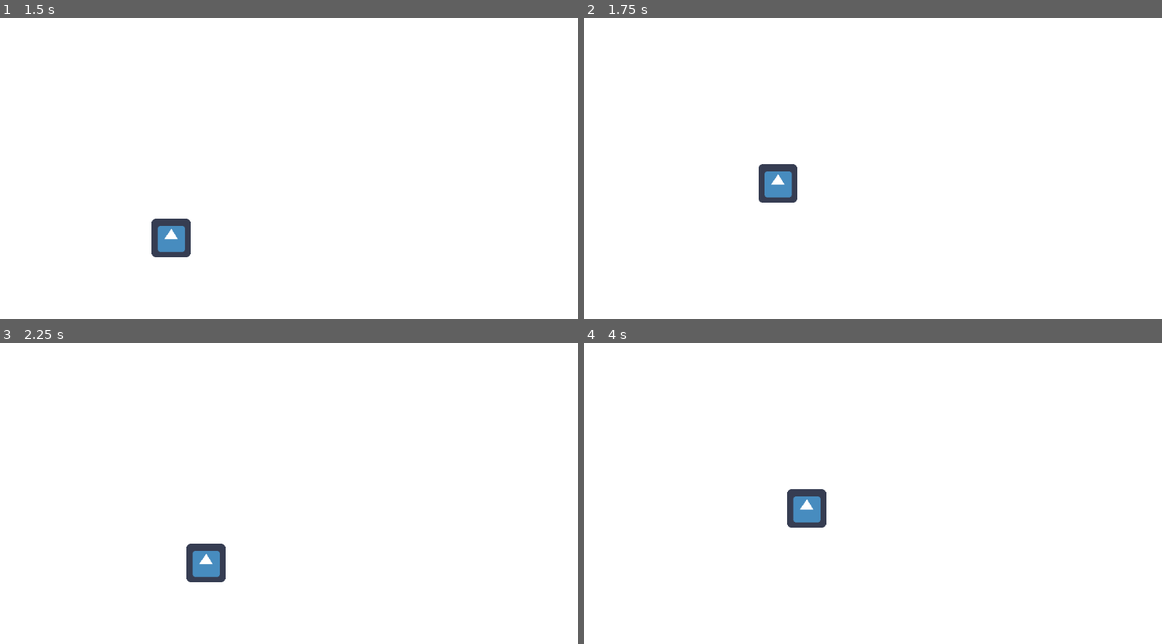
Above: before the commit, frames 1-4 (two rows, left to right).
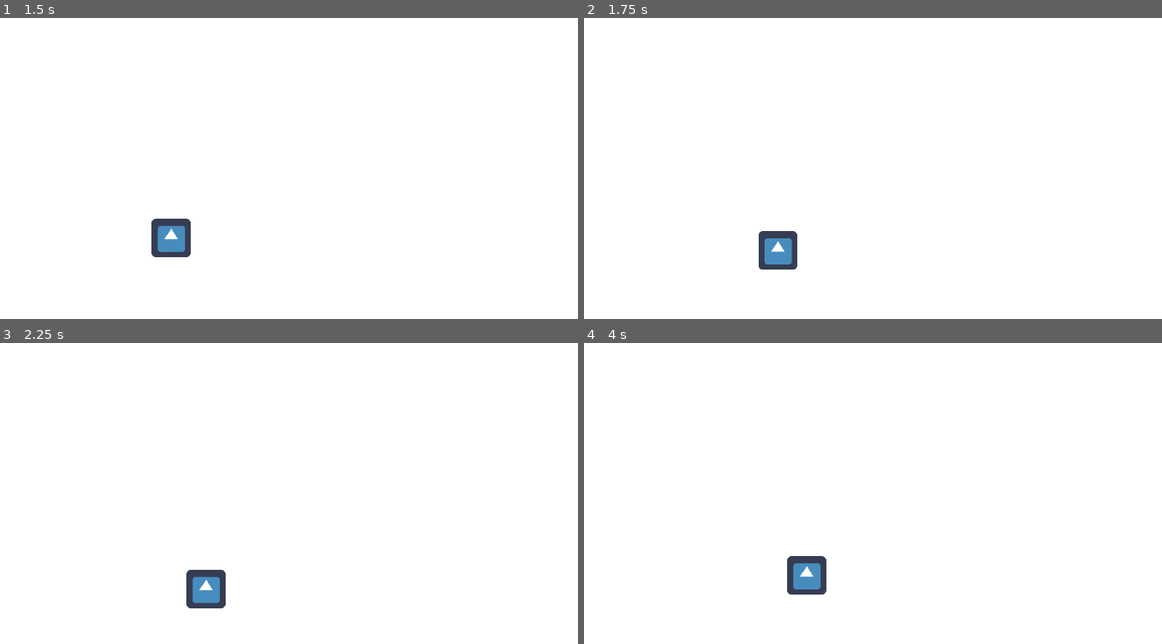
Above: after the commit, the same moments.

Repository: neverix/axolotl-galaxy
Game: Godot game, scene res://scenes/menu.tscn
Two runs of this game, one before a commit and one after it. Both use one fixed random seed, a clock stepped at 60 frames per second and the inputs below. The engine's default icon, where the game draws it, is replaced by a stand-in: a white triangle on a blue panel in a dark square.
Inputs:
- Up to frame 1 (1.5 s): click "play" at 0.5 s; tap Enter at 1.25 s; hold D (right) from 1.28 s (still down); tap Space (jump) at 1.35 s
- Up to frame 2 (1.75 s): keep holding D (right); tap Space (jump) at 1.52 s
- Up to frame 3 (2.25 s): tap Space (jump) at 1.82, 2.1 s; release D (right) at 2.03 s; hold A (left) from 2.03 s (still down)
- Up to frame 4 (4 s): tap Space (jump) at 2.27, 2.57, 2.85, 3.6, 3.77 s; release A (left) at 2.78 s; hold D (right) 2.78-3.53 s; hold Shift (acceleration) from 3.53 s (still down)

Frame 1 is identical in both runs. In frame 2, 1.6% of the frame differs, in the area x 30-37%, y 48-84%; in frame 3, 1.3%; in frame 4, 1.7%, in the area x 35-42%, y 48-84%.

Commit message:
прыжки по стенам

Diff:
--- a/levels/test.tscn
+++ b/levels/test.tscn
@@ -15,7 +15,7 @@
 
 [node name="StaticBody2D2" type="StaticBody2D" parent="."]
 position = Vector2( 699.233, 431.239 )
-rotation = -1.45092
+rotation = -1.5708
 
 [node name="CollisionShape2D" type="CollisionShape2D" parent="StaticBody2D2"]
 shape = SubResource( 1 )
--- a/scripts/player.gd
+++ b/scripts/player.gd
@@ -12,8 +12,9 @@
 var can_jump = false
 var jump_time = 0.0
 export var max_jump_time = 1.0
-export var air_jumps = 1
+export var air_jumps = 0
 var air_jumps_left = air_jumps
+export var stick_walls = true
 
 var jumping = false
 var left = false
@@ -34,7 +35,10 @@
 	if test_move(get_transform(), Vector2 (0, -1)):
 		velocity.y = 0
 	if test_move(get_transform(), Vector2 (0, 1)):
-		velocity = Vector2 (0, 0)
+		on_ground = true
+	elif stick_walls and (
+		test_move(get_transform(), Vector2(1, 0)) or
+		test_move(get_transform(), Vector2(-1, 0))) and not can_jump:
 		on_ground = true
 	else:
 		if velocity.y > 0:
@@ -44,6 +48,8 @@
 		else:
 			velocity += gravity_acceleration
 		on_ground = false
+	if on_ground:
+		velocity = Vector2 (0, 0)
 	if jumping:
 		if just_jumped and (on_ground or air_jumps_left > 0):
 			air_jumps_left -= 1
